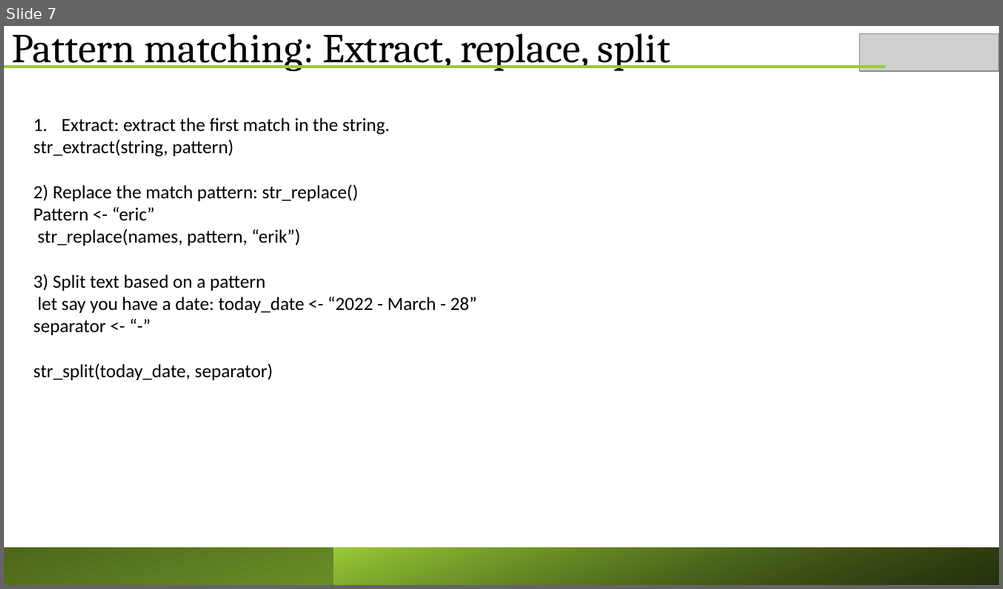
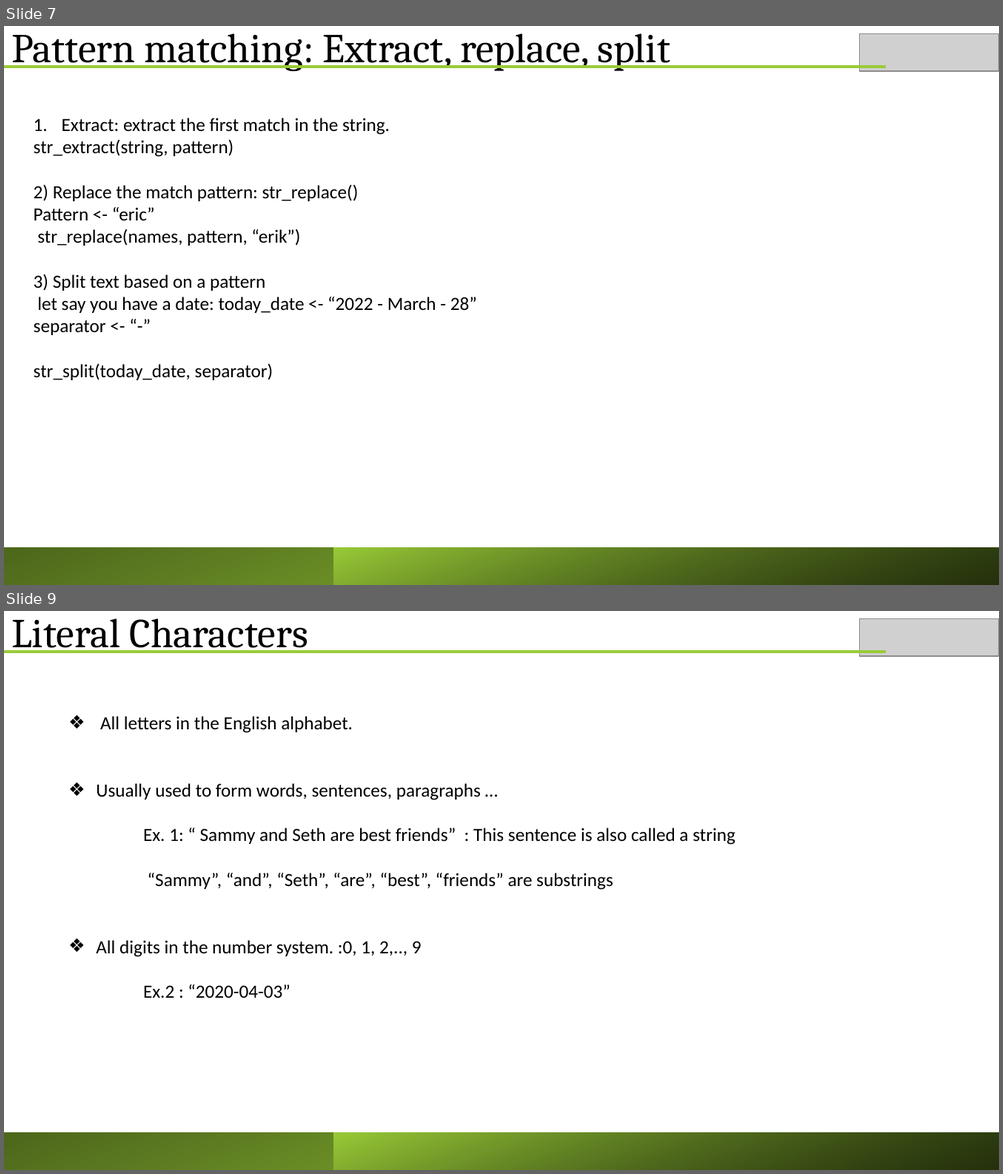
Before and after one commit to ericasare1/Data_Smart_Science, a slide deck: R/AdvancedR/wk6/Working_with_texts.pptx. Shown one above the other, each under a label of ours: slide 7 before the commit, slides 7 and 9 after it; the slides between them are not shown. The pictures are 1003x589 and 1003x1174 pixels, drawn with LibreOffice and Linux fonts; fonts in the diff are those of the drawing; grey boxes stand for pictures. Boxes give left, top, right and bottom in pixels: in the first picture for what was removed or moved away, otherwise in the second. Text is boxed around its words. In the diff, an @@ line names an element or a change of style, - is before the commit and + after.

```diff
--- a/R/AdvancedR/wk6/Working_with_texts.pptx
+++ b/R/AdvancedR/wk6/Working_with_texts.pptx
@@ slide 9 added at <box>4,611,999,1170</box>, background #FFFFFF @@
@@ text added at <box>11,618,308,653</box>, 39.6 pt, text #000000 @@
+Literal Characters
@@ picture added at <box>859,619,999,657</box> @@
@@ line added from (4, 651) to (885, 651), #99CB38 3 pt @@
@@ text added at <box>96,716,735,998</box>, 18 pt, text #000000 @@
+❖ All letters in the English alphabet.
+❖ Usually used to form words, sentences, paragraphs …
+Ex. 1: “ Sammy and Seth are best friends” : This sentence is also called a string
+“Sammy”, “and”, “Seth”, “are”, “best”, “friends” are substrings
+❖ All digits in the number system. :0, 1, 2,.., 9
+Ex.2 : “2020-04-03”
@@ rectangle added at <box>4,1133,999,1170</box>, fill gradient #99CB38 to #4D671B @@
@@ rectangle added at <box>334,1133,999,1170</box>, fill gradient #000000 to #99CB38 @@
```
Also in this commit, not shown: 10 other slides added, 1 other file.
